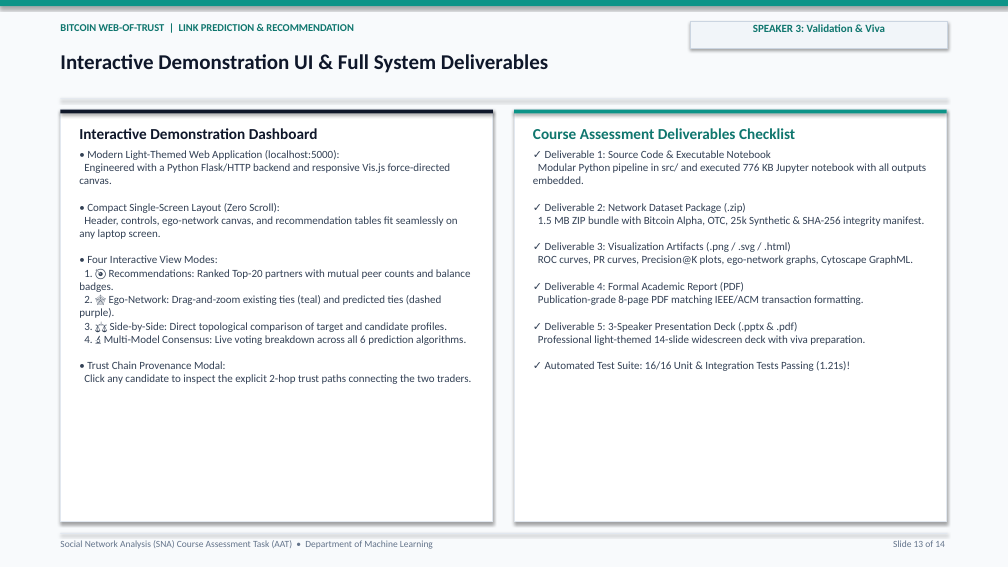
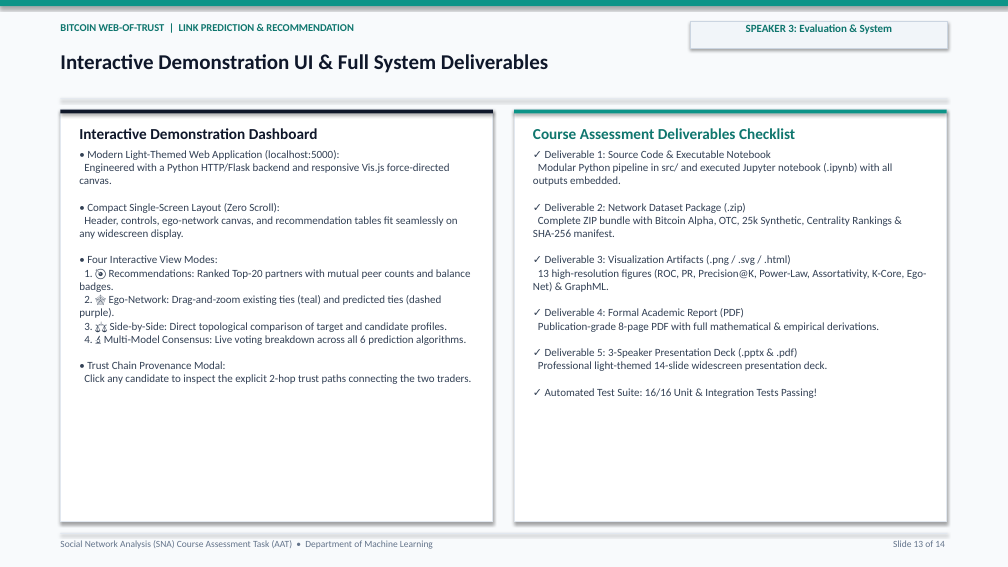
Before and after one commit to Lion4467cat/bitcoin-trust-link-prediction, a slide deck: slide 13 of slides/link_prediction_presentation.pptx. Drawn at 1008x567 pixels with LibreOffice and Linux fonts; fonts in the diff are those of the drawing. Boxes give left, top, right and bottom in pixels: in the first picture for what was removed or moved away, otherwise in the second. Text is boxed around its words. In the diff, an @@ line names an element or a change of style, - is before the commit and + after.

Commit message:
Complete Bitcoin Trust Link Prediction project, 8-page report, 14-slide deck, 6-page study guide, and Windows compatibility

```diff
--- a/slides/link_prediction_presentation.pptx
+++ b/slides/link_prediction_presentation.pptx
@@ text at bbox=[746, 24, 892, 34]: text changed @@
-SPEAKER 3: Validation & Viva
+SPEAKER 3: Evaluation & System
@@ text at bbox=[79, 150, 471, 384]: text changed @@
-• Modern Light-Themed Web Application (localhost:5000):
-Engineered with a Python Flask/HTTP backend and responsive Vis.js force-directed canvas.
-• Compact Single-Screen Layout (Zero Scroll):
-Header, controls, ego-network canvas, and recommendation tables fit seamlessly on any laptop screen.
-• Four Interactive View Modes:
-1. 🎯 Recommendations: Ranked Top-20 partners with mutual peer counts and balance badges.
-2. 🕸️ Ego-Network: Drag-and-zoom existing ties (teal) and predicted ties (dashed purple).
-3. ⚖️ Side-by-Side: Direct topological comparison of target and candidate profiles.
-4. 🔬 Multi-Model Consensus: Live voting breakdown across all 6 prediction algorithms.
-• Trust Chain Provenance Modal:
-Click any candidate to inspect the explicit 2-hop trust paths connecting the two traders.
+• Modern Light-Themed Web Application (localhost:5000):
+Engineered with a Python HTTP/Flask backend and responsive Vis.js force-directed canvas.
+• Compact Single-Screen Layout (Zero Scroll):
+Header, controls, ego-network canvas, and recommendation tables fit seamlessly on any widescreen display.
+• Four Interactive View Modes:
+1. 🎯 Recommendations: Ranked Top-20 partners with mutual peer counts and balance badges.
+2. 🕸️ Ego-Network: Drag-and-zoom existing ties (teal) and predicted ties (dashed purple).
+3. ⚖️ Side-by-Side: Direct topological comparison of target and candidate profiles.
+4. 🔬 Multi-Model Consensus: Live voting breakdown across all 6 prediction algorithms.
+• Trust Chain Provenance Modal:
+Click any candidate to inspect the explicit 2-hop trust paths connecting the two traders.
@@ text at bbox=[533, 150, 927, 398]: text changed @@
-✓ Deliverable 1: Source Code & Executable Notebook
-Modular Python pipeline in src/ and executed 776 KB Jupyter notebook with all outputs embedded.
-✓ Deliverable 2: Network Dataset Package (.zip)
-1.5 MB ZIP bundle with Bitcoin Alpha, OTC, 25k Synthetic & SHA-256 integrity manifest.
-✓ Deliverable 3: Visualization Artifacts (.png / .svg / .html)
-ROC curves, PR curves, Precision@K plots, ego-network graphs, Cytoscape GraphML.
-✓ Deliverable 4: Formal Academic Report (PDF)
-Publication-grade 8-page PDF matching IEEE/ACM transaction formatting.
-✓ Deliverable 5: 3-Speaker Presentation Deck (.pptx & .pdf)
-Professional light-themed 14-slide widescreen deck with viva preparation.
-✓ Automated Test Suite: 16/16 Unit & Integration Tests Passing (1.21s)!
+✓ Deliverable 1: Source Code & Executable Notebook
+Modular Python pipeline in src/ and executed Jupyter notebook (.ipynb) with all outputs embedded.
+✓ Deliverable 2: Network Dataset Package (.zip)
+Complete ZIP bundle with Bitcoin Alpha, OTC, 25k Synthetic, Centrality Rankings & SHA-256 manifest.
+✓ Deliverable 3: Visualization Artifacts (.png / .svg / .html)
+13 high-resolution figures (ROC, PR, Precision@K, Power-Law, Assortativity, K-Core, Ego-Net) & GraphML.
+✓ Deliverable 4: Formal Academic Report (PDF)
+Publication-grade 8-page PDF with full mathematical & empirical derivations.
+✓ Deliverable 5: 3-Speaker Presentation Deck (.pptx & .pdf)
+Professional light-themed 14-slide widescreen presentation deck.
+✓ Automated Test Suite: 16/16 Unit & Integration Tests Passing!
```
Also in this commit, not shown: 5 other slides changed, 1 slide added, 1 slide removed, 20 other files.
